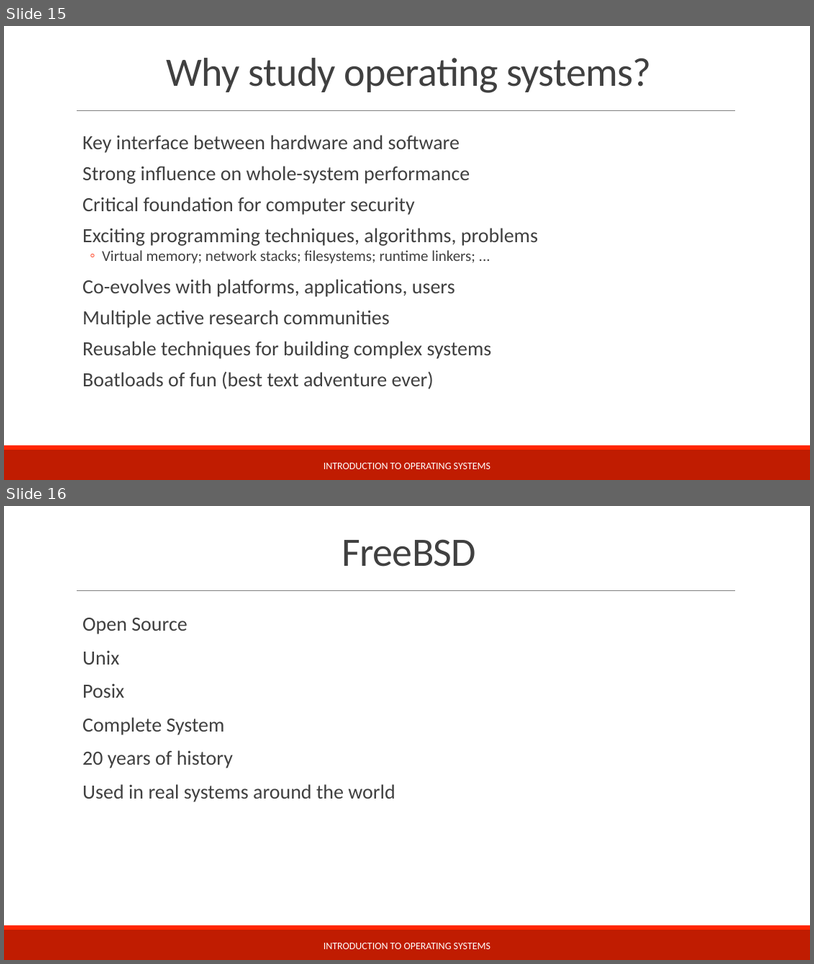
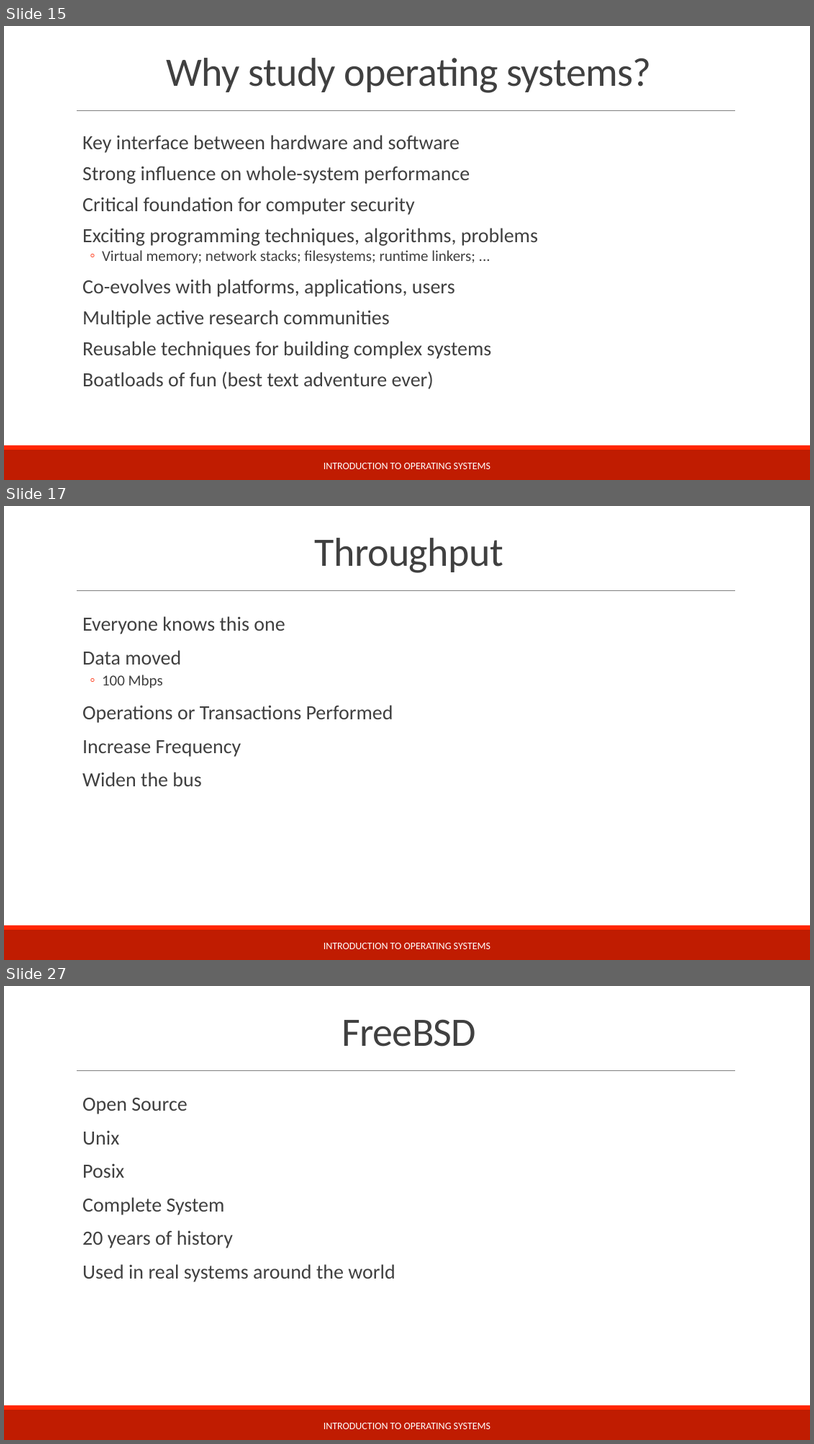
Before and after one commit to teachbsd/course, a slide deck: undergraduate/lectures/introduction.pptx. Shown one above the other, each under a label of ours: slides 15 and 16 before the commit, slides 15, 17 and 27 after it; the slides between them are not shown. The pictures are 814x964 and 814x1444 pixels, drawn with LibreOffice and Linux fonts; fonts in the diff are those of the drawing; background and template pictures are left out. Boxes give left, top, right and bottom in pixels: in the first picture for what was removed or moved away, otherwise in the second. Text is boxed around its words. In the diff, an @@ line names an element or a change of style, - is before the commit and + after.

```diff
--- a/undergraduate/lectures/introduction.pptx
+++ b/undergraduate/lectures/introduction.pptx
@@ slide 17 added at (x1=4, y1=506, x2=810, y2=960), background #FFFFFF; not listed: 3 template elements that a slide beside it also shows @@
@@ title added at (x1=315, y1=538, x2=504, y2=573), 48 pt, text #404040 @@
+Throughput
@@ text added at (x1=82, y1=616, x2=394, y2=786), 24 pt, text #404040 @@
+  Everyone knows this one
+  Data moved
+  ◦ 100 Mbps
+  Operations or Transactions Performed
+  Increase Frequency
+  Widen the bus
@@ text added at (x1=324, y1=942, x2=491, y2=949), 12 pt, text #FFFFFF @@
+INTRODUCTION TO OPERATING SYSTEMS
@@ what was slide 16 is now slide 27 @@
```
Also in this commit, not shown: 10 other slides added, 9 other files.
